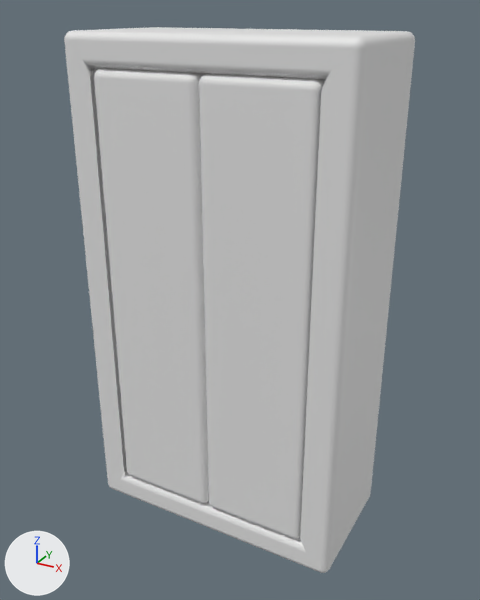
A saved change to the FBX model Unity/Assets/3D/Props/armory_02.fbx.
Both versions are drawn from a camera (50 mm lens) standing at (4.34, -7.82, 7.68) and looking at (0.02, 0.03, 3.75). Arrows for +X, +Y and +Z are at lower left; the lights stay in place. Where no turn or scale is listed for an object, it has been applied to the vertices.

Script lines for the objects in view, before the commit:
```python
me_cube_034 = bpy.data.meshes.new('Cube.034')
me_cube_034.from_pydata(...)  # 1088 vertices, 1078 faces; spans x -2.0..2.0, y -1.0..1.0, z 0.0..7.42
ob_armory_02 = bpy.data.objects.new('armory_02', me_cube_034)
ob_armory_02.location = (0.0, 0.0, 0.0)
```
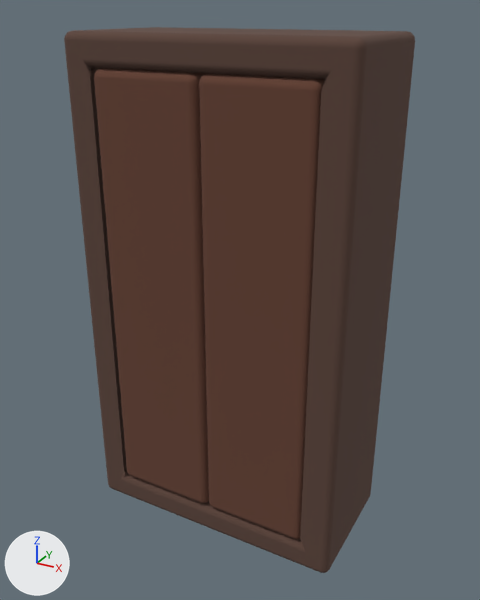
Changed parts and their boxes [x1, y1, x2, y2] in the pictures (480 x 600 px):
part 1 of me_cube_034, recoloured (grey to brown): [128, 472, 300, 539] in both
part 2 of me_cube_034, recoloured (white to brown): [94, 68, 325, 91] in both
part 3 of me_cube_034, recoloured (grey to brown): [94, 78, 321, 536] in both
part 4 of me_cube_034, recoloured (grey to brown): [108, 466, 370, 573] in both
part 5 of me_cube_034, recoloured (grey to brown): [67, 27, 415, 89] in both
part 6 of me_cube_034, recoloured: [64, 31, 95, 77] in both
part 7 of me_cube_034, recoloured (grey to brown): [300, 41, 415, 571] in both
part 8 of me_cube_034, recoloured (grey to brown): [64, 40, 126, 486] in both

The edits, one by one:
Material 'Bois_02' (mat_bois_02) is new.
Its base color is (0.107, 0.0568, 0.042) (brown #5c433a).
Its roughness is 1.0.
Material 'Bois_01' (mat_bois_01) is new.
Its base color is (0.133, 0.0528, 0.0324) (brown #664132).
Its roughness is 1.0.
me_cube_034 has 1088 vertices, 1078 faces and spans x -2.0..2.0, y -1.0..1.0, z 0.0..7.42.
me_cube_034 is used by ob_armory_02; location (0.0, 0.0, 0.0).
me_cube_034 part 1: 130 of the faces centred in x -1.56..1.56, y -1.0..-0.24, z 0.66..0.75 switch from no material to mat_bois_01 (brown #664132).
me_cube_034 part 2: 130 of the faces centred in x -1.56..1.56, y -1.0..-0.24, z 6.9..6.99 switch from no material to mat_bois_01 (brown #664132).
me_cube_034 part 3: 39 of the faces centred in x -1.57..1.57, y -1.0..-0.24, z 3.82 switch from no material to mat_bois_01 (brown #664132).
me_cube_034 part 4: 679 of the faces centred in x -2.0..2.0, y -1.0..1.0, z 0.0..0.7 switch from no material to mat_bois_02 (brown #5c433a).
me_cube_034 part 5: 47 of the faces centred in x 0.0..2.0, y -1.0..1.0, z 6.95..7.42 switch from no material to mat_bois_02 (brown #5c433a).
me_cube_034 part 6: 32 of the faces centred in x -2.0..-1.57, y -1.0..0.99, z 6.95..7.42 switch from no material to mat_bois_02 (brown #5c433a).
me_cube_034 part 7: 11 of the faces centred in x 0.0..2.0, y -1.0..1.0, z 3.82 switch from no material to mat_bois_02 (brown #5c433a).
me_cube_034 part 8: 10 of the faces centred in x -2.0..-1.71, y -1.0..1.0, z 3.82 switch from no material to mat_bois_02 (brown #5c433a).
